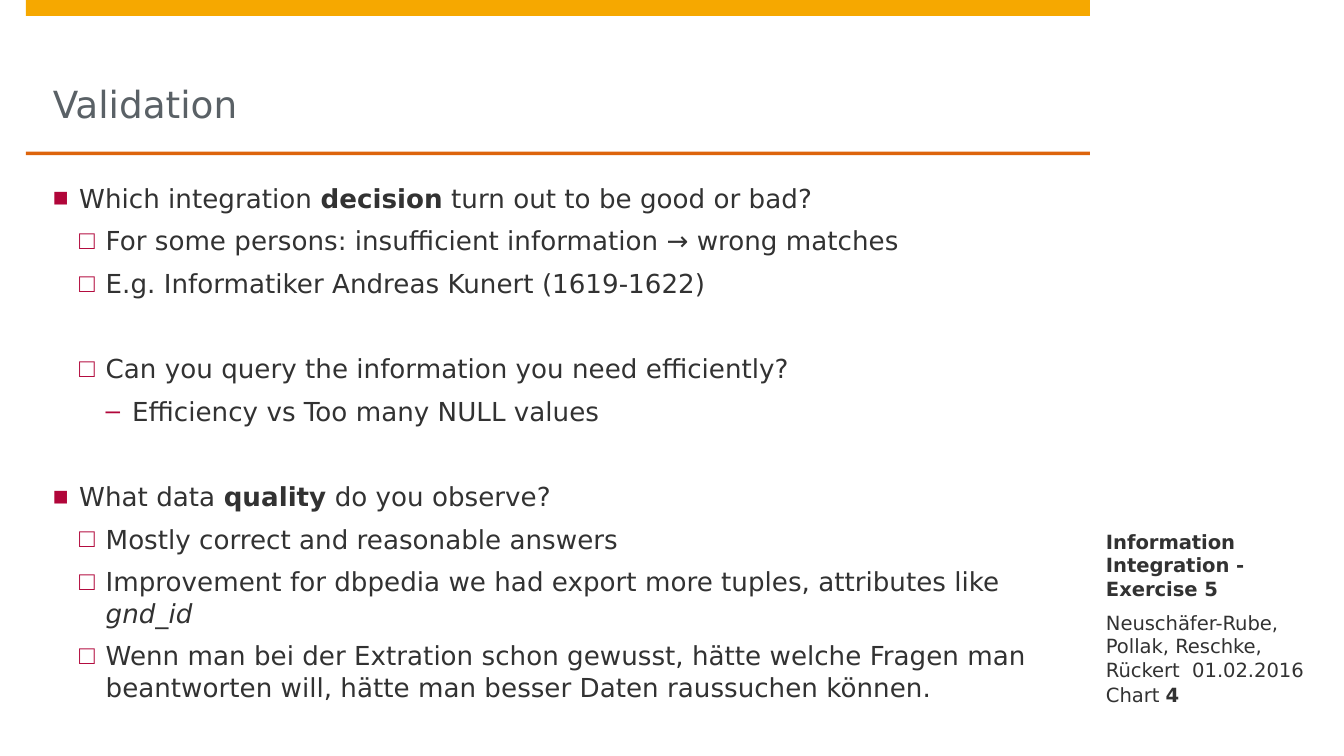
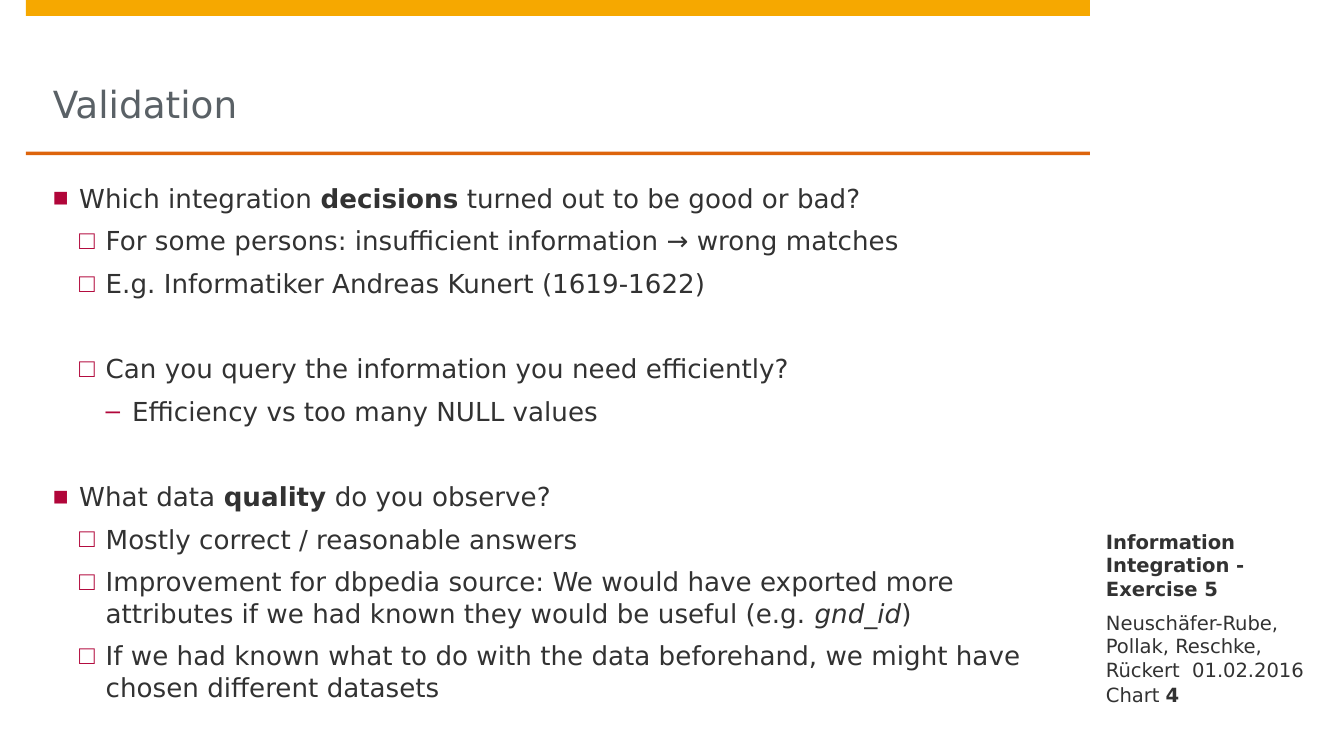
Before and after one commit to j4yk/InformationIntegration2015, a slide deck: slide 4 of Task 5 Impressive Results/Exercise5.pptx. Drawn at 1344x756 pixels with LibreOffice and Linux fonts; fonts in the diff are those of the drawing; background and template pictures are left out. Boxes give left, top, right and bottom in pixels: in the first picture for what was removed or moved away, otherwise in the second. Text is boxed around its words. In the diff, an @@ line names an element or a change of style, - is before the commit and + after.

Commit message:
small changes to the presentation

```diff
--- a/Task 5 Impressive Results/Exercise5.pptx
+++ b/Task 5 Impressive Results/Exercise5.pptx
@@ text at (79,188,860,213): text changed @@
-■ Which integration decision turn out to be good or bad?
+■ Which integration decisions turned out to be good or bad?
@@ text at (132,401,598,426): text changed @@
-    – Efficiency vs Too many NULL values
+    – Efficiency vs too many NULL values
@@ text at (106,529,1020,698): text changed @@
-  □ Mostly correct and reasonable answers
-  □ Improvement for dbpedia we had export more tuples, attributes like gnd_id
-  □ Wenn man bei der Extration schon gewusst, hätte welche Fragen man beantworten will, hätte man besser Daten raussuchen können.
+  □ Mostly correct / reasonable answers
+  □ Improvement for dbpedia source: We would have exported more attributes if we had known they would be useful (e.g. gnd_id)
+  □ If we had known what to do with the data beforehand, we might have chosen different datasets
```
Also in this commit, not shown: 1 other slide changed.
